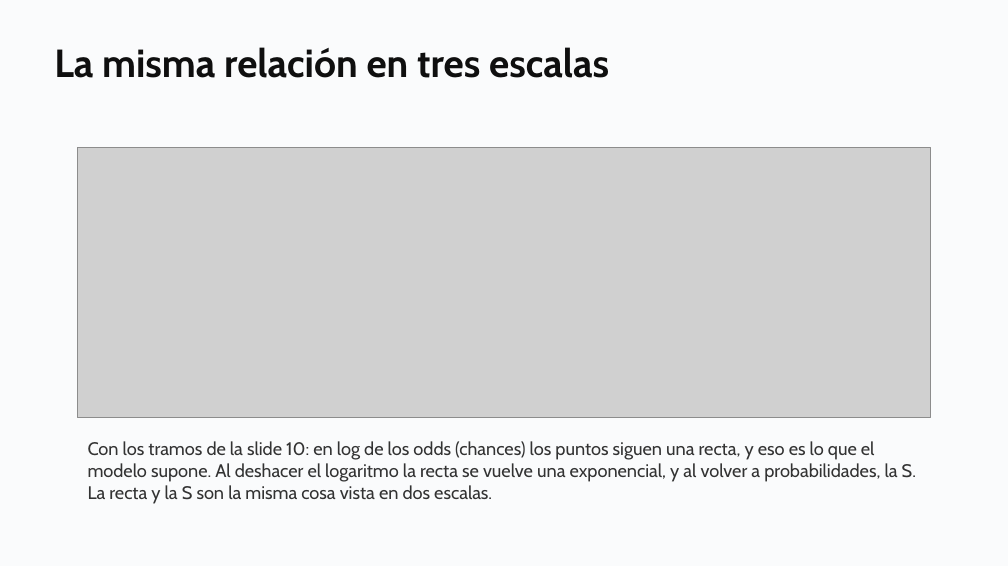
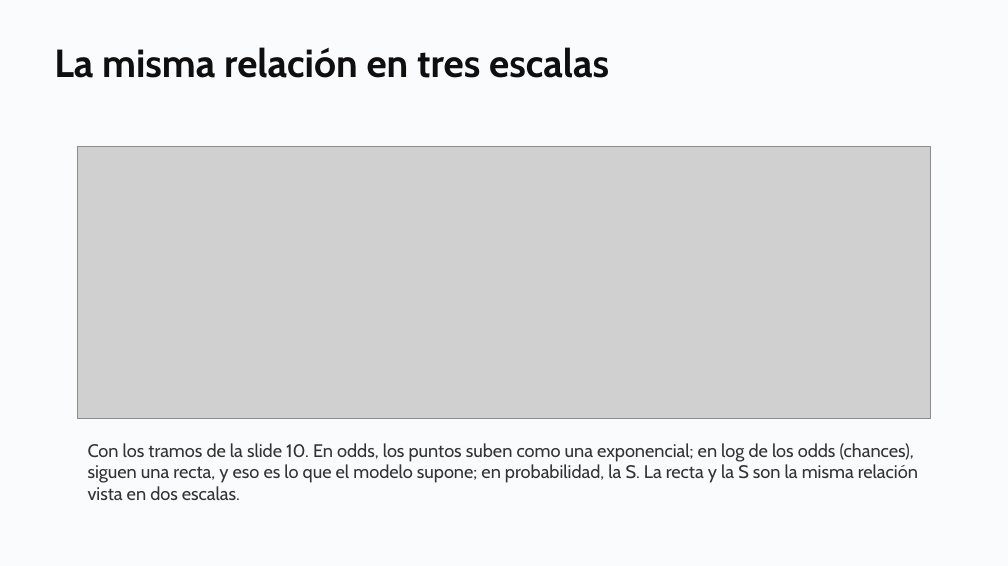
Before and after one commit to daniopitz/diplomado-cdd, a slide deck: slide 15 of presentaciones/clase06_regresion_logistica.pptx. Drawn at 1008x566 pixels with LibreOffice and Linux fonts; fonts in the diff are those of the drawing; grey boxes stand for pictures. Boxes give left, top, right and bottom in pixels: in the first picture for what was removed or moved away, otherwise in the second. Text is boxed around its words. In the diff, an @@ line names an element or a change of style, - is before the commit and + after.

```diff
--- a/presentaciones/clase06_regresion_logistica.pptx
+++ b/presentaciones/clase06_regresion_logistica.pptx
@@ text at [88,443,918,500]: text changed @@
-Con los tramos de la slide 10: en log de los odds (chances) los puntos siguen una recta, y eso es lo que el modelo supone. Al deshacer el logaritmo la recta se vuelve una exponencial, y al volver a probabilidades, la S. La recta y la S son la misma cosa vista en dos escalas.
+Con los tramos de la slide 10. En odds, los puntos suben como una exponencial; en log de los odds (chances), siguen una recta, y eso es lo que el modelo supone; en probabilidad, la S. La recta y la S son la misma relación vista en dos escalas.
```
Also in this commit, not shown: 3 other files.
